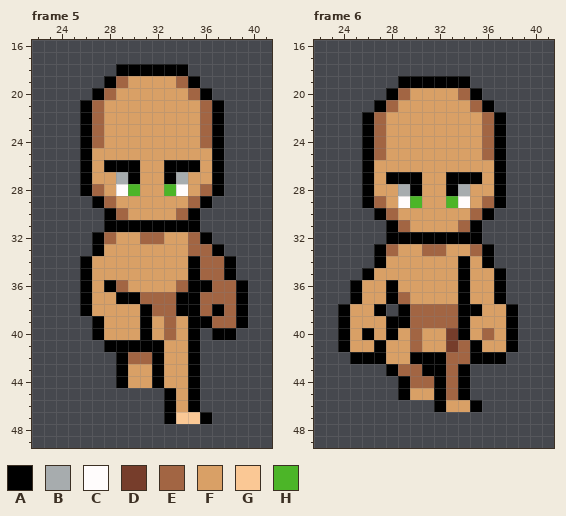
Edited in one commit: pixel-art file (Assets/Pixel Crawler - Free Pack/Entities/Characters/Body_A/Animations/Run_Base/Run_Down.aseprite). Above: the version before the commit.
64x64 pixels, 6 frames. Shown: frame 5: x 22..41, y 16..49; frame 6: x 22..41, y 16..49. The commit also changed other frames, which this record leaves out.
Visible layers, top first: "Head", "Arm_R", "Chest", "Legs".
Palette (. is transparent): A #000000  B #a7acae  C #fffcfc  D #763d2b  E #a26543  F #d9a066  G #fac895  H #4cb528
Pixels before, frame 5, first column x 26:
18 ...AAAAAA.....
19 ..AEFFFFEA....
20 .AEFFFFFFEA...
21 AEFFFFFFFFEA..
22 AEFFFFFFFFEA..
23 AEFFFFFFFFEA..
24 AEFFFFFFFFEA..
25 AFFFFFFFFFFA..
26 AFAAAFFAAAFA..
27 AFFBAFFABFFA..
28 AEFCHFFHCFEA..
29 .AEFFFFFFEA...
30 ..AEFFFFEA....
31 ..AAAAAAAA....
32 .AEFFEEFFEA...
33 .AFFFFFFFEEA..
34 AFFFFFFFFAEEA.
35 AFFFFFFFFAEEA.
36 AFAEFFFFEAAEEA
37 AFFAAEEEAAEEEA
38 AFFFFAEEAAEAEA
39 .AFFFAFEFAAEEA
40 .AFFFAFEFA.AA.
41 ..AAAAAFFA....
42 ...AEEAFFA....
43 ...AFFAFFA....
44 ...AFFAFFA....
45 .......AFA....
46 .......AFA....
47 .......AGGA...
Pixels before, frame 6, first column x 24:
19 .....AAAAAA....
20 ....AEFFFFEA...
21 ...AEFFFFFFEA..
22 ..AEFFFFFFFFEA.
23 ..AEFFFFFFFFEA.
24 ..AEFFFFFFFFEA.
25 ..AEFFFFFFFFEA.
26 ..AFFFFFFFFFFA.
27 ..AFAAAFFAAAFA.
28 ..AFFBAFFABFFA.
29 ..AEFCHFFHCFEA.
30 ...AEFFFFFFEA..
31 ....AEFFFFEA...
32 ....AAAAAAAA...
33 ...AEFFEEFFEA..
34 ...AFFFFFFAFA..
35 ..AFFFFFFFAFFA.
36 .AFFAFFFFFAFFA.
37 .AFFAEFFFFAFFA.
38 AFFA.AEEEEAAFFA
39 AFFFAAEEEEAFFFA
40 AFAFAFEFFDAFEFA
41 AFFAFFEFFDEAFFA
42 .AAAFFAAAEEAAA.
43 ....AEEAAEA....
44 .....AEEAEA....
45 .....AFFAEA....
46 ........AFFA...
After the commit:
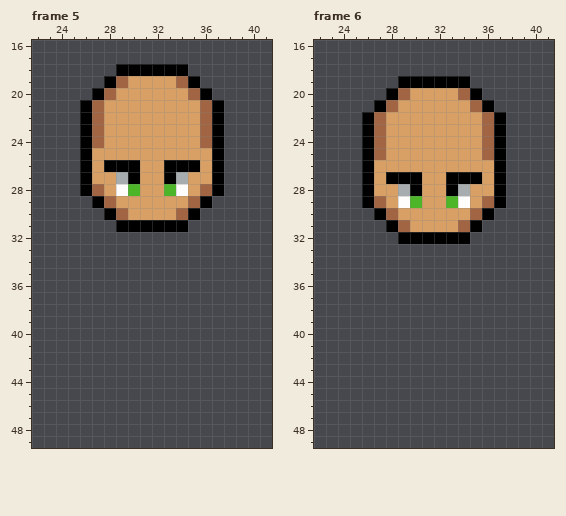
The edit:
layer "Legs" now hidden
layer "Chest" now hidden
layer "Arm_R" now hidden
Changed rows in their new state; - is an unchanged pixel.
Frame 5:
first column x 26:
31 --.------.----
32 -..........---
33 -...........--
34 .............-
35 .............-
36 ..............
37 ..............
38 ..............
39 -.............
40 -.........-..-
41 --........----
42 ---.......----
43 ---.......----
44 ---.......----
45 -------...----
46 -------...----
47 -------....---
Frame 6:
first column x 24:
32 ----.------.---
33 ---..........--
34 ---..........--
35 --............-
36 -.............-
37 -.............-
38 ....-..........
39 ...............
40 ...............
41 ...............
42 -.............-
43 ----.......----
44 -----......----
45 -----......----
46 --------....---
